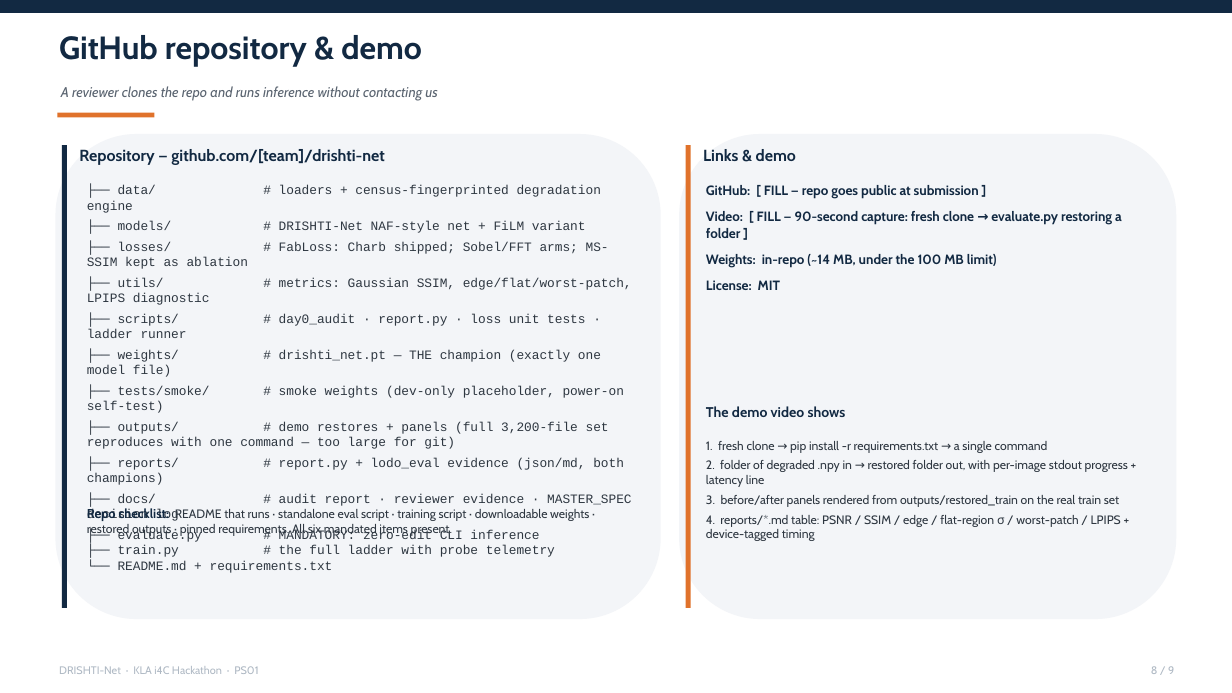
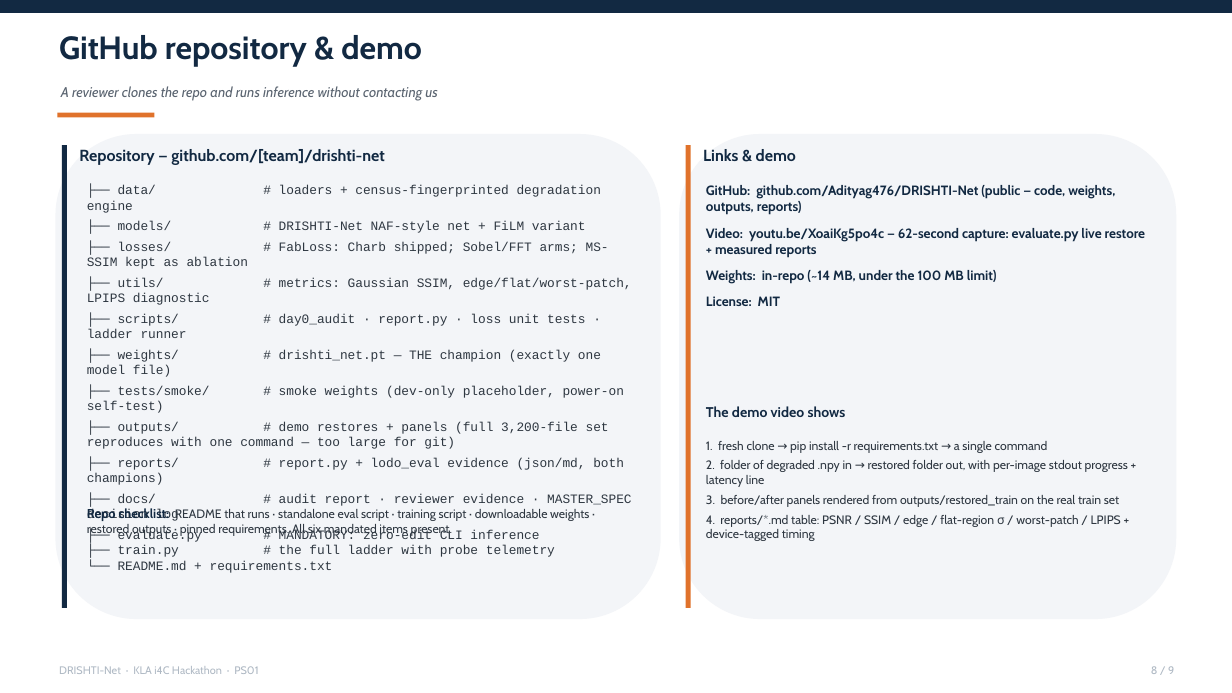
Before and after one commit to Adityag476/DRISHTI-Net, a slide deck: slide 8 of docs/DrishtiNet_KLA_PS01_final.pptx. Drawn at 1232x693 pixels with LibreOffice and Linux fonts; fonts in the diff are those of the drawing. Boxes give left, top, right and bottom in pixels: in the first picture for what was removed or moved away, otherwise in the second. Text is boxed around its words. In the diff, an @@ line names an element or a change of style, - is before the commit and + after.

Commit message:
Video live + deck links filled (repo URL + 62s demo capture)

```diff
--- a/docs/DrishtiNet_KLA_PS01_final.pptx
+++ b/docs/DrishtiNet_KLA_PS01_final.pptx
@@ text at [706,185,1146,257]: text changed @@
-GitHub: [ FILL — repo goes public at submission ]
-Video: [ FILL — 90-second capture: fresh clone → evaluate.py restoring a folder ]
+GitHub: github.com/Adityag476/DRISHTI-Net (public — code, weights, outputs, reports)
+Video: youtu.be/XoaiKg5po4c — 62-second capture: evaluate.py live restore + measured reports
```
Also in this commit, not shown: 2 other files.
